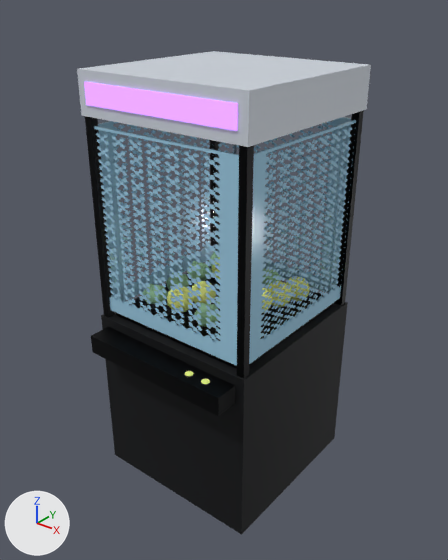
Before and after pictures for a commit that changed the glTF model godot/assets/models/tt_arc_claw.glb.
Rendered twice from a camera (50 mm lens) standing at (1.84, -2.265, 2.559) and looking at (0.03, -0.003, 1.157). Every picture has the same lights, and +X, +Y and +Z are marked at lower left. The first picture is the older version. Objects named as collision shapes, trigger or cutter boxes, shadow casters or lower levels of detail are left out.

In view in the first picture: 'Claw_Base', 'Claw_Controls', 'Claw_Pane_Scissor', 'Claw_Posts', 'Claw_Prize_Floor', 'Claw_Sign', 'Claw_Top', 'Prizes_Balls', 'Prizes_Leafy' and 1 more.
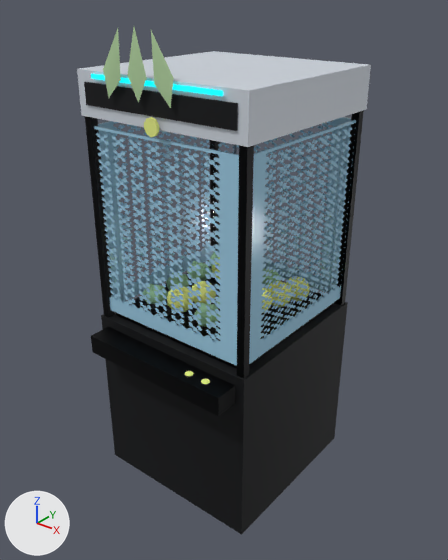
The edits, one by one:
Material 'TT_CyanLED' (mat_tt_cyanled) is new.
Its base color is (0.0, 0.902, 1.0) (cyan #00f4ff).
Its roughness is 0.4.
Its emission color is (0.0, 0.9, 1.0) (cyan #00f3ff).
Its emission strength is 1.0.
Material 'TT_LeafLight' (mat_tt_leaflight) is new.
Its base color is (0.459, 0.659, 0.361) (green #b4d4a2).
Its roughness is 0.8.
me_claw_sign has 10 vertices, 16 faces and spans x -0.425..0.425, y -0.423..-0.411, z 2.05..2.15.
me_claw_sign no longer uses material mat_tt_accentviolet (purple #c489ff, glowing purple #c489ff).
me_claw_sign gains material mat_tt_carbonslate.
Mesh me_scr_ball is new.
It is a 10-sided cylinder along y spanning x -0.038..0.038, y -0.447..-0.435, z 1.97..2.05.
It uses material mat_tt_ballyellow (yellow #ebf489).
Mesh me_scr_art is new.
It has 10 vertices, 16 faces and spans x -0.365..0.365, y -0.43..-0.427, z 2.17..2.19.
It uses material mat_tt_cyanled (cyan #00f4ff, glowing cyan #00f3ff).
Mesh me_scr_leaf is new.
It has 18 vertices, 24 faces and spans x -0.267..0.137, y -0.457..-0.433, z 2.1..2.4.
It uses material mat_tt_leaflight (green #b4d4a2).
Object 'Scr_Ball' (ob_scr_ball) is new; it shows me_scr_ball.
Its location is (0.0, 0.0, 0.0).
Object 'Scr_Art' (ob_scr_art) is new; it shows me_scr_art.
Its location is (0.0, 0.0, 0.0).
Object 'Scr_Leaf' (ob_scr_leaf) is new; it shows me_scr_leaf.
Its location is (0.0, 0.0, 0.0).

Where the change shows, as pixel boxes [x1, y1, x2, y2] in the pictures (448 x 560 px):
'Claw_Sign', recoloured (darker)
    both: [84, 82, 238, 131]
'Scr_Leaf', added (green)
    after: [103, 27, 174, 108]
'Scr_Art', added (cyan)
    after: [91, 74, 223, 96]
'Scr_Ball', added
    after: [144, 117, 159, 137]
